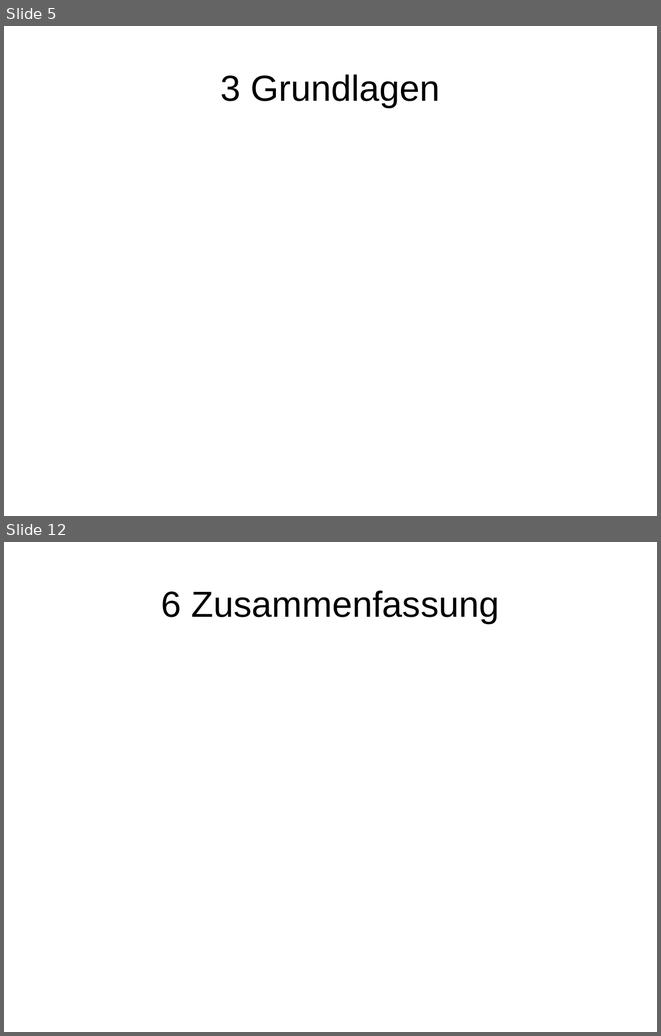
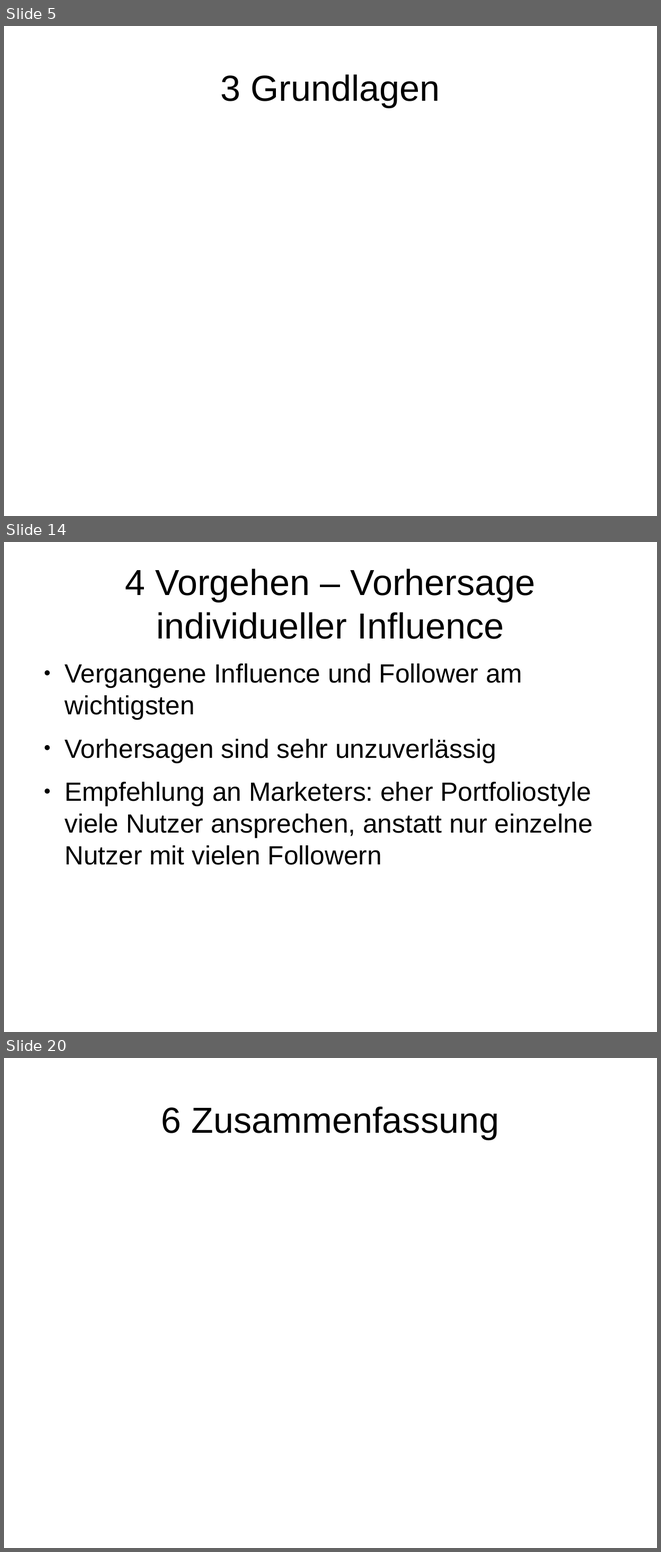
Before and after one commit to EKupfer/hello-world, a slide deck: CompAdv Vortrag.odp. Shown one above the other, each under a label of ours: slides 5 and 12 before the commit, slides 5, 14 and 20 after it; the slides between them are not shown. The pictures are 661x1036 and 661x1552 pixels, drawn with LibreOffice and Linux fonts; fonts in the diff are those of the drawing. Boxes give left, top, right and bottom in pixels: in the first picture for what was removed or moved away, otherwise in the second. Text is boxed around its words. In the diff, an @@ line names an element or a change of style, - is before the commit and + after.

```diff
--- a/CompAdv Vortrag.odp
+++ b/CompAdv Vortrag.odp
@@ slide 14 added at (4,542,657,1032), background #FFFFFF @@
@@ title added at (125,568,535,639), 44 pt, text #000000 @@
+4 Vorgehen – Vorhersage individueller Influence
@@ text added at (64,663,593,865), 32 pt, text #000000 @@
+● Vergangene Influence und Follower am wichtigsten
+● Vorhersagen sind sehr unzuverlässig
+● Empfehlung an Marketers: eher Portfoliostyle viele Nutzer ansprechen, anstatt nur einzelne Nutzer mit vielen Followern
@@ what was slide 12 is now slide 20 @@
```
Also in this commit, not shown: 5 slides changed, 10 other slides added, 3 slides removed.
